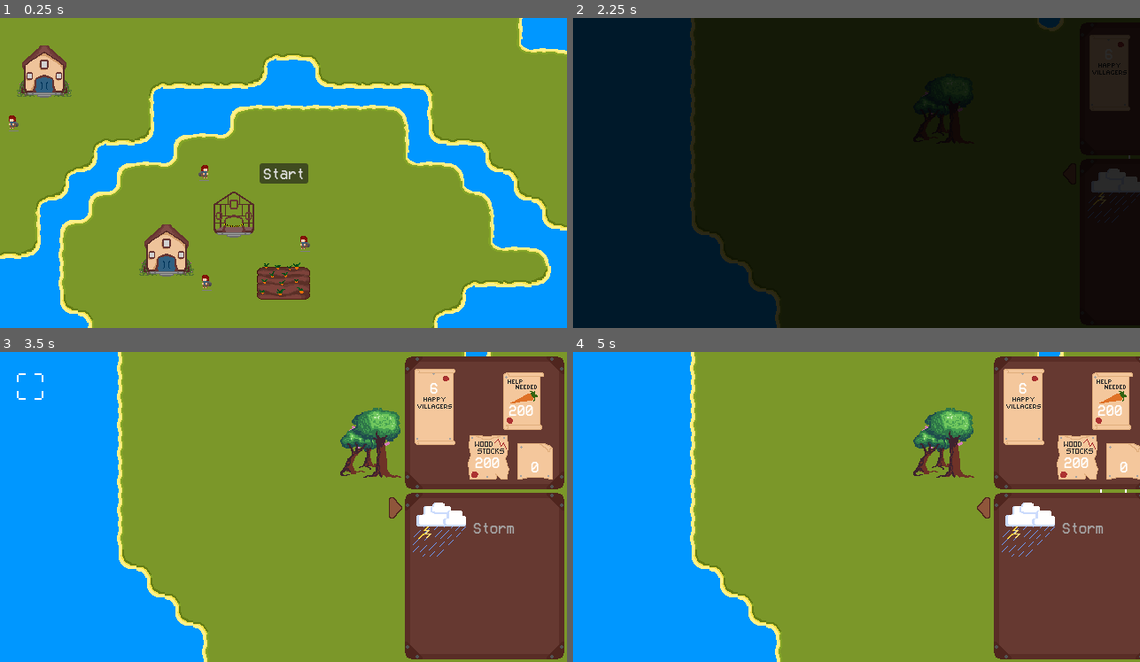
Above: before the commit, frames 1-4 (two rows, left to right).
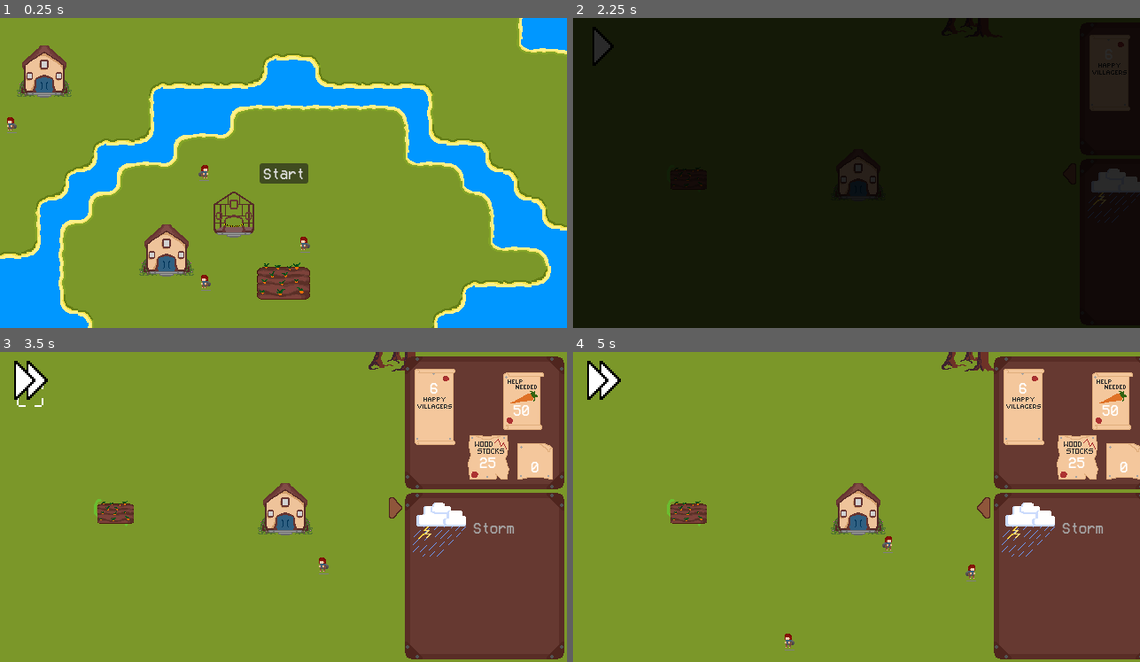
Above: after the commit, the same moments.

Repository: Resben/village-mayhem
Game: Godot game, scene res://scenes/ui/controller.tscn
Two runs of this game, one before a commit and one after it. Both use one fixed random seed, a clock stepped at 60 frames per second and the inputs below. The engine's default icon, where the game draws it, is replaced by a stand-in: a white triangle on a blue panel in a dark square.
Inputs (mouse positions are in pixels of both pictures, inside the frame that each line leads up to):
- Up to frame 1 (0.25 s): no input
- Up to frame 2 (2.25 s): click "Start" at 0.5 s; click "Start" at 1.25 s; click (1134, 173) at 2 s
- Up to frame 3 (3.5 s): click (28, 379) at 2.77 s
- Up to frame 4 (5 s): click (969, 507) at 3.5 s; click (1117, 507) at 4.25 s

The runs differ from the first frame. In frame 1, 0.1% of the frame differs, in the area x 1-55%, y 31-88%; in frame 2, 24%; in frame 3, 28%; in frame 4, 28%, in the area x 0-98%, y 0-100%.

Commit message:
[Feature] Playback speed

Diff:
--- a/scenes/ai/storm.gd
+++ b/scenes/ai/storm.gd
@@ -3,6 +3,12 @@
 var velocity
 var direction
 var destroyables_in_area = []
+
+var playback_speed = 1
+
+func _ready():
+	playback_speed = Global.hud.current_playback
+	$AnimationPlayer.speed_scale = playback_speed
 
 func _physics_process(delta):
 	global_position += direction * 100 * delta
@@ -22,3 +28,7 @@
 		h.take_damage()
 
 	$DamageTick.start()
+
+func set_speed(value):
+	playback_speed = value
+	$AnimationPlayer.speed_scale = value
--- a/scenes/ai/villager.gd
+++ b/scenes/ai/villager.gd
@@ -25,6 +25,8 @@
 var is_returning = false
 var is_working = false
 
+var playback_speed = 1
+
 func _ready():
 	$Sprite2D.texture = Global.get_random_villager()
 	if in_house:
@@ -32,6 +34,9 @@
 
 	if is_demo:
 		state = DEMO
+	else:
+		playback_speed = Global.hud.current_playback
+		$AnimationPlayer.speed_scale = playback_speed
 
 func go_to(pos):
 	nav.target_position = pos
@@ -142,7 +147,7 @@
 		return
 
 	var next_path_position = nav.get_next_path_position()
-	var new_velocity = global_position.direction_to(next_path_position) * 50
+	var new_velocity = global_position.direction_to(next_path_position) * 50 * playback_speed
 	direction = new_velocity
 
 	if nav.avoidance_enabled:
@@ -220,3 +225,7 @@
 			job_complete()
 			job_points = 0
 		$TextureProgressBar.value = float(job_points) / require_job_points * 100.0
+
+func set_speed(value):
+	playback_speed = value
+	$AnimationPlayer.speed_scale = value
--- a/scenes/ai/villager.tscn
+++ b/scenes/ai/villager.tscn
@@ -61,7 +61,6 @@
 autoplay = "walk"
 
 [node name="NavigationAgent2D" type="NavigationAgent2D" parent="."]
-avoidance_enabled = true
 
 [node name="CollisionShape2D" type="CollisionShape2D" parent="."]
 shape = SubResource("RectangleShape2D_habms")
--- a/scenes/global.gd
+++ b/scenes/global.gd
@@ -1,6 +1,8 @@
 extends Node
 
 signal setup_complete
+
+enum { NORMAL, FAST, VERY_FAST }
 
 var villager_references : Array
 
@@ -31,8 +33,8 @@
 var villager = preload("res://scenes/ai/villager.tscn") as PackedScene
 
 var resources = {
-	"food" : 200,
-	"wood" : 200,
+	"food" : 50,
+	"wood" : 25,
 	"materials" : 0
 }
 
@@ -108,3 +110,31 @@
 
 func play_SFX(id):
 	pass
+
+func set_game_speed(speed):
+	match speed:
+		NORMAL:
+			set_speed(1, villager_references)
+			set_speed(1, house_references)
+			set_speed(1, farm_references)
+			set_speed(1, wood_references)
+			set_speed(1, active_mine_references)
+			set_speed(1, disaster_references)
+		FAST:
+			set_speed(2, villager_references)
+			set_speed(2, house_references)
+			set_speed(2, farm_references)
+			set_speed(2, wood_references)
+			set_speed(2, active_mine_references)
+			set_speed(2, disaster_references)
+		VERY_FAST:
+			set_speed(3, villager_references)
+			set_speed(3, house_references)
+			set_speed(3, farm_references)
+			set_speed(3, wood_references)
+			set_speed(3, active_mine_references)
+			set_speed(3, disaster_references)
+
+func set_speed(value, references):
+	for r in references:
+		r.set_speed(value)
--- a/scenes/level/farm.tscn
+++ b/scenes/level/farm.tscn
@@ -9,6 +9,18 @@
 [sub_resource type="CircleShape2D" id="CircleShape2D_ar0mm"]
 radius = 21.0238
 
+[sub_resource type="Animation" id="Animation_1a78d"]
+resource_name = "broken"
+
+[sub_resource type="Animation" id="Animation_rdipq"]
+resource_name = "damaged"
+
+[sub_resource type="Animation" id="Animation_6ep72"]
+resource_name = "fixed"
+
+[sub_resource type="Animation" id="Animation_0mn8m"]
+resource_name = "underconstruction"
+
 [sub_resource type="Animation" id="Animation_ugfgr"]
 resource_name = "windy_broken"
 
@@ -17,18 +29,6 @@
 
 [sub_resource type="Animation" id="Animation_ihghj"]
 resource_name = "windy_fixed"
-
-[sub_resource type="Animation" id="Animation_6ep72"]
-resource_name = "fixed"
-
-[sub_resource type="Animation" id="Animation_rdipq"]
-resource_name = "damaged"
-
-[sub_resource type="Animation" id="Animation_1a78d"]
-resource_name = "broken"
-
-[sub_resource type="Animation" id="Animation_0mn8m"]
-resource_name = "underconstruction"
 
 [sub_resource type="AnimationLibrary" id="AnimationLibrary_4arjq"]
 _data = {
--- a/scenes/level/house.tscn
+++ b/scenes/level/house.tscn
@@ -9,6 +9,81 @@
 [sub_resource type="CircleShape2D" id="CircleShape2D_umwap"]
 radius = 30.0
 
+[sub_resource type="Animation" id="Animation_00die"]
+length = 0.001
+tracks/0/type = "value"
+tracks/0/imported = false
+tracks/0/enabled = true
+tracks/0/path = NodePath("Sprite2D:frame")
+tracks/0/interp = 1
+tracks/0/loop_wrap = true
+tracks/0/keys = {
+"times": PackedFloat32Array(0),
+"transitions": PackedFloat32Array(1),
+"update": 1,
+"values": [5]
+}
+
+[sub_resource type="Animation" id="Animation_7r4mw"]
+resource_name = "broken"
+tracks/0/type = "value"
+tracks/0/imported = false
+tracks/0/enabled = true
+tracks/0/path = NodePath("Sprite2D:frame")
+tracks/0/interp = 1
+tracks/0/loop_wrap = true
+tracks/0/keys = {
+"times": PackedFloat32Array(0),
+"transitions": PackedFloat32Array(1),
+"update": 1,
+"values": [5]
+}
+
+[sub_resource type="Animation" id="Animation_lpgbp"]
+resource_name = "damaged"
+tracks/0/type = "value"
+tracks/0/imported = false
+tracks/0/enabled = true
+tracks/0/path = NodePath("Sprite2D:frame")
+tracks/0/interp = 1
+tracks/0/loop_wrap = true
+tracks/0/keys = {
+"times": PackedFloat32Array(0),
+"transitions": PackedFloat32Array(1),
+"update": 1,
+"values": [11]
+}
+
+[sub_resource type="Animation" id="Animation_i5ood"]
+resource_name = "fixed"
+tracks/0/type = "value"
+tracks/0/imported = false
+tracks/0/enabled = true
+tracks/0/path = NodePath("Sprite2D:frame")
+tracks/0/interp = 1
+tracks/0/loop_wrap = true
+tracks/0/keys = {
+"times": PackedFloat32Array(0),
+"transitions": PackedFloat32Array(1),
+"update": 1,
+"values": [17]
+}
+
+[sub_resource type="Animation" id="Animation_vdcbg"]
+resource_name = "underconstruction"
+tracks/0/type = "value"
+tracks/0/imported = false
+tracks/0/enabled = true
+tracks/0/path = NodePath("Sprite2D:frame")
+tracks/0/interp = 1
+tracks/0/loop_wrap = true
+tracks/0/keys = {
+"times": PackedFloat32Array(0),
+"transitions": PackedFloat32Array(1),
+"update": 1,
+"values": [23]
+}
+
 [sub_resource type="Animation" id="Animation_6n74l"]
 resource_name = "windy_broken"
 length = 0.6
@@ -58,81 +133,6 @@
 "transitions": PackedFloat32Array(1, 1, 1, 1, 1, 1),
 "update": 1,
 "values": [12, 13, 14, 15, 16, 17]
-}
-
-[sub_resource type="Animation" id="Animation_vdcbg"]
-resource_name = "underconstruction"
-tracks/0/type = "value"
-tracks/0/imported = false
-tracks/0/enabled = true
-tracks/0/path = NodePath("Sprite2D:frame")
-tracks/0/interp = 1
-tracks/0/loop_wrap = true
-tracks/0/keys = {
-"times": PackedFloat32Array(0),
-"transitions": PackedFloat32Array(1),
-"update": 1,
-"values": [23]
-}
-
-[sub_resource type="Animation" id="Animation_7r4mw"]
-resource_name = "broken"
-tracks/0/type = "value"
-tracks/0/imported = false
-tracks/0/enabled = true
-tracks/0/path = NodePath("Sprite2D:frame")
-tracks/0/interp = 1
-tracks/0/loop_wrap = true
-tracks/0/keys = {
-"times": PackedFloat32Array(0),
-"transitions": PackedFloat32Array(1),
-"update": 1,
-"values": [5]
-}
-
-[sub_resource type="Animation" id="Animation_lpgbp"]
-resource_name = "damaged"
-tracks/0/type = "value"
-tracks/0/imported = false
-tracks/0/enabled = true
-tracks/0/path = NodePath("Sprite2D:frame")
-tracks/0/interp = 1
-tracks/0/loop_wrap = true
-tracks/0/keys = {
-"times": PackedFloat32Array(0),
-"transitions": PackedFloat32Array(1),
-"update": 1,
-"values": [11]
-}
-
-[sub_resource type="Animation" id="Animation_00die"]
-length = 0.001
-tracks/0/type = "value"
-tracks/0/imported = false
-tracks/0/enabled = true
-tracks/0/path = NodePath("Sprite2D:frame")
-tracks/0/interp = 1
-tracks/0/loop_wrap = true
-tracks/0/keys = {
-"times": PackedFloat32Array(0),
-"transitions": PackedFloat32Array(1),
-"update": 1,
-"values": [5]
-}
-
-[sub_resource type="Animation" id="Animation_i5ood"]
-resource_name = "fixed"
-tracks/0/type = "value"
-tracks/0/imported = false
-tracks/0/enabled = true
-tracks/0/path = NodePath("Sprite2D:frame")
-tracks/0/interp = 1
-tracks/0/loop_wrap = true
-tracks/0/keys = {
-"times": PackedFloat32Array(0),
-"transitions": PackedFloat32Array(1),
-"update": 1,
-"values": [17]
 }
 
 [sub_resource type="Animation" id="Animation_w15o8"]
--- a/scenes/level/main.tscn
+++ b/scenes/level/main.tscn
@@ -120,7 +120,7 @@
 one_shot = true
 
 [node name="Camera2D" type="Camera2D" parent="."]
-position = Vector2(510, 360)
+position = Vector2(990, 608)
 limit_left = -500
 limit_top = -500
 limit_right = 2500
--- a/scenes/level/mine_resource.tscn
+++ b/scenes/level/mine_resource.tscn
@@ -3,6 +3,18 @@
 [ext_resource type="Script" path="res://scenes/level/mine_resource.gd" id="1_3yfvb"]
 [ext_resource type="Texture2D" uid="uid://15bvc28oda6i" path="res://assets/ui/construction_back.png" id="2_cdvkn"]
 [ext_resource type="Texture2D" uid="uid://dudprl7k45l5g" path="res://assets/ui/construction_front.png" id="3_iq2wf"]
+
+[sub_resource type="Animation" id="Animation_1a78d"]
+resource_name = "broken"
+
+[sub_resource type="Animation" id="Animation_rdipq"]
+resource_name = "damaged"
+
+[sub_resource type="Animation" id="Animation_6ep72"]
+resource_name = "fixed"
+
+[sub_resource type="Animation" id="Animation_0mn8m"]
+resource_name = "underconstruction"
 
 [sub_resource type="Animation" id="Animation_ugfgr"]
 resource_name = "windy_broken"
@@ -12,18 +24,6 @@
 
 [sub_resource type="Animation" id="Animation_ihghj"]
 resource_name = "windy_fixed"
-
-[sub_resource type="Animation" id="Animation_6ep72"]
-resource_name = "fixed"
-
-[sub_resource type="Animation" id="Animation_rdipq"]
-resource_name = "damaged"
-
-[sub_resource type="Animation" id="Animation_1a78d"]
-resource_name = "broken"
-
-[sub_resource type="Animation" id="Animation_0mn8m"]
-resource_name = "underconstruction"
 
 [sub_resource type="AnimationLibrary" id="AnimationLibrary_4arjq"]
 _data = {
--- a/scenes/level/town_hall.tscn
+++ b/scenes/level/town_hall.tscn
@@ -9,6 +9,81 @@
 [sub_resource type="CircleShape2D" id="CircleShape2D_3o3dx"]
 radius = 30.0
 
+[sub_resource type="Animation" id="Animation_00die"]
+length = 0.001
+tracks/0/type = "value"
+tracks/0/imported = false
+tracks/0/enabled = true
+tracks/0/path = NodePath("Sprite2D:frame")
+tracks/0/interp = 1
+tracks/0/loop_wrap = true
+tracks/0/keys = {
+"times": PackedFloat32Array(0),
+"transitions": PackedFloat32Array(1),
+"update": 1,
+"values": [5]
+}
+
+[sub_resource type="Animation" id="Animation_7r4mw"]
+resource_name = "broken"
+tracks/0/type = "value"
+tracks/0/imported = false
+tracks/0/enabled = true
+tracks/0/path = NodePath("Sprite2D:frame")
+tracks/0/interp = 1
+tracks/0/loop_wrap = true
+tracks/0/keys = {
+"times": PackedFloat32Array(0),
+"transitions": PackedFloat32Array(1),
+"update": 1,
+"values": [5]
+}
+
+[sub_resource type="Animation" id="Animation_lpgbp"]
+resource_name = "damaged"
+tracks/0/type = "value"
+tracks/0/imported = false
+tracks/0/enabled = true
+tracks/0/path = NodePath("Sprite2D:frame")
+tracks/0/interp = 1
+tracks/0/loop_wrap = true
+tracks/0/keys = {
+"times": PackedFloat32Array(0),
+"transitions": PackedFloat32Array(1),
+"update": 1,
+"values": [11]
+}
+
+[sub_resource type="Animation" id="Animation_i5ood"]
+resource_name = "fixed"
+tracks/0/type = "value"
+tracks/0/imported = false
+tracks/0/enabled = true
+tracks/0/path = NodePath("Sprite2D:frame")
+tracks/0/interp = 1
+tracks/0/loop_wrap = true
+tracks/0/keys = {
+"times": PackedFloat32Array(0),
+"transitions": PackedFloat32Array(1),
+"update": 1,
+"values": [17]
+}
+
+[sub_resource type="Animation" id="Animation_vdcbg"]
+resource_name = "underconstruction"
+tracks/0/type = "value"
+tracks/0/imported = false
+tracks/0/enabled = true
+tracks/0/path = NodePath("Sprite2D:frame")
+tracks/0/interp = 1
+tracks/0/loop_wrap = true
+tracks/0/keys = {
+"times": PackedFloat32Array(0),
+"transitions": PackedFloat32Array(1),
+"update": 1,
+"values": [23]
+}
+
 [sub_resource type="Animation" id="Animation_6n74l"]
 resource_name = "windy_broken"
 length = 0.6
@@ -58,81 +133,6 @@
 "transitions": PackedFloat32Array(1, 1, 1, 1, 1, 1),
 "update": 1,
 "values": [12, 13, 14, 15, 16, 17]
-}
-
-[sub_resource type="Animation" id="Animation_vdcbg"]
-resource_name = "underconstruction"
-tracks/0/type = "value"
-tracks/0/imported = false
-tracks/0/enabled = true
-tracks/0/path = NodePath("Sprite2D:frame")
-tracks/0/interp = 1
-tracks/0/loop_wrap = true
-tracks/0/keys = {
-"times": PackedFloat32Array(0),
-"transitions": PackedFloat32Array(1),
-"update": 1,
-"values": [23]
-}
-
-[sub_resource type="Animation" id="Animation_7r4mw"]
-resource_name = "broken"
-tracks/0/type = "value"
-tracks/0/imported = false
-tracks/0/enabled = true
-tracks/0/path = NodePath("Sprite2D:frame")
-tracks/0/interp = 1
-tracks/0/loop_wrap = true
-tracks/0/keys = {
-"times": PackedFloat32Array(0),
-"transitions": PackedFloat32Array(1),
-"update": 1,
-"values": [5]
-}
-
-[sub_resource type="Animation" id="Animation_lpgbp"]
-resource_name = "damaged"
-tracks/0/type = "value"
-tracks/0/imported = false
-tracks/0/enabled = true
-tracks/0/path = NodePath("Sprite2D:frame")
-tracks/0/interp = 1
-tracks/0/loop_wrap = true
-tracks/0/keys = {
-"times": PackedFloat32Array(0),
-"transitions": PackedFloat32Array(1),
-"update": 1,
-"values": [11]
-}
-
-[sub_resource type="Animation" id="Animation_00die"]
-length = 0.001
-tracks/0/type = "value"
-tracks/0/imported = false
-tracks/0/enabled = true
-tracks/0/path = NodePath("Sprite2D:frame")
-tracks/0/interp = 1
-tracks/0/loop_wrap = true
-tracks/0/keys = {
-"times": PackedFloat32Array(0),
-"transitions": PackedFloat32Array(1),
-"update": 1,
-"values": [5]
-}
-
-[sub_resource type="Animation" id="Animation_i5ood"]
-resource_name = "fixed"
-tracks/0/type = "value"
-tracks/0/imported = false
-tracks/0/enabled = true
-tracks/0/path = NodePath("Sprite2D:frame")
-tracks/0/interp = 1
-tracks/0/loop_wrap = true
-tracks/0/keys = {
-"times": PackedFloat32Array(0),
-"transitions": PackedFloat32Array(1),
-"update": 1,
-"values": [17]
 }
 
 [sub_resource type="Animation" id="Animation_w15o8"]
--- a/scenes/level/wood_resource.tscn
+++ b/scenes/level/wood_resource.tscn
@@ -4,6 +4,18 @@
 [ext_resource type="Texture2D" uid="uid://ciqbu2cok60nc" path="res://assets/environment/tree.png" id="3_78yov"]
 [ext_resource type="Texture2D" uid="uid://15bvc28oda6i" path="res://assets/ui/construction_back.png" id="3_n7k4v"]
 [ext_resource type="Texture2D" uid="uid://dudprl7k45l5g" path="res://assets/ui/construction_front.png" id="4_l3q8v"]
+
+[sub_resource type="Animation" id="Animation_1a78d"]
+resource_name = "broken"
+
+[sub_resource type="Animation" id="Animation_rdipq"]
+resource_name = "damaged"
+
+[sub_resource type="Animation" id="Animation_6ep72"]
+resource_name = "fixed"
+
+[sub_resource type="Animation" id="Animation_0mn8m"]
+resource_name = "underconstruction"
 
 [sub_resource type="Animation" id="Animation_ugfgr"]
 resource_name = "windy_broken"
@@ -13,18 +25,6 @@
 
 [sub_resource type="Animation" id="Animation_ihghj"]
 resource_name = "windy_fixed"
-
-[sub_resource type="Animation" id="Animation_6ep72"]
-resource_name = "fixed"
-
-[sub_resource type="Animation" id="Animation_rdipq"]
-resource_name = "damaged"
-
-[sub_resource type="Animation" id="Animation_1a78d"]
-resource_name = "broken"
-
-[sub_resource type="Animation" id="Animation_0mn8m"]
-resource_name = "underconstruction"
 
 [sub_resource type="AnimationLibrary" id="AnimationLibrary_4arjq"]
 _data = {
--- a/scenes/level/workable.gd
+++ b/scenes/level/workable.gd
@@ -14,7 +14,12 @@
 
 var is_windy = false
 
+var playback_speed = 1
+
 func _ready():
+	playback_speed = Global.hud.current_playback
+	$AnimationPlayer.speed_scale = playback_speed
+
 	if is_under_construction:
 		$TextureProgressBar.visible = true
 	else:
@@ -57,7 +62,7 @@
 func add_work_point(reference : Villager):
 	if reference.job_type == "construction":
 		if is_under_construction:
-			construction_percentage += 1
+			construction_percentage += 1 * playback_speed
 			if construction_percentage == 100:
 				is_under_construction = false
 				reference.job_complete()
@@ -68,7 +73,7 @@
 			reference.job_complete()
 	elif reference.job_type == "repair":
 		if is_broken:
-			repair_percentage += 1
+			repair_percentage += 1 * playback_speed
 			if repair_percentage == 100:
 				is_broken = false
 				reference.job_complete()
@@ -78,7 +83,7 @@
 		else:
 			reference.job_complete()
 	else:
-		reference.job_points += 1
+		reference.job_points += 1 * playback_speed
 
 func _on_destroyed():
 	is_broken = true
@@ -93,3 +98,7 @@
 
 func set_wind(boo : bool):
 	is_windy = boo
+
+func set_speed(value):
+	playback_speed = value
+	$AnimationPlayer.speed_scale = value
--- a/scenes/ui/HUD.gd
+++ b/scenes/ui/HUD.gd
@@ -3,6 +3,12 @@
 var ui_shown = false
 var current_selection = -1
 @onready var ui_rect = $Control.get_global_rect()
+
+var current_playback = 1
+
+@export var playback_1 : Texture2D
+@export var playback_2 : Texture2D
+@export var playback_3 : Texture2D
 
 func _ready():
 	$Control/TextureRect2/ItemList.set_item_tooltip_enabled(0, false)
@@ -39,3 +45,18 @@
 func deselect():
 	$Control/TextureRect2/ItemList.deselect_all()
 	current_selection = -1
+
+func _on_playback_pressed():
+	current_playback += 1
+	if current_playback == 4:
+		current_playback = 1
+	match current_playback:
+		1:
+			Global.set_game_speed(Global.NORMAL)
+			$Playback.texture_normal = playback_1
+		2:
+			Global.set_game_speed(Global.FAST)
+			$Playback.texture_normal = playback_2
+		3:
+			Global.set_game_speed(Global.VERY_FAST)
+			$Playback.texture_normal = playback_3
--- a/scenes/ui/controller.tscn
+++ b/scenes/ui/controller.tscn
@@ -17,6 +17,9 @@
 [ext_resource type="Texture2D" uid="uid://cthfk8yd6c1g2" path="res://assets/environment/farm_single.png" id="9_e06tq"]
 [ext_resource type="Texture2D" uid="uid://crkwt71i22ycg" path="res://assets/ui/god_ui.png" id="9_or2kj"]
 [ext_resource type="PackedScene" uid="uid://5ax878tfs7j0" path="res://scenes/ai/villager.tscn" id="10_20pqs"]
+[ext_resource type="Texture2D" uid="uid://b4n6d2fd1rm6l" path="res://assets/ui/speed_2.png" id="13_4ahrk"]
+[ext_resource type="Texture2D" uid="uid://or2tdeaf6yxv" path="res://assets/ui/speed_3.png" id="14_f47nt"]
+[ext_resource type="Texture2D" uid="uid://ota0p8br2mb6" path="res://assets/ui/speed_1.png" id="16_pdu2c"]
 [ext_resource type="Script" path="res://scenes/ui/paused.gd" id="16_tsk5n"]
 
 [sub_resource type="Animation" id="Animation_jbtq1"]
@@ -240,13 +243,17 @@
 mouse_filter = 1
 theme = ExtResource("2_o4um2")
 script = ExtResource("5_2nu4n")
+playback_1 = ExtResource("16_pdu2c")
+playback_2 = ExtResource("13_4ahrk")
+playback_3 = ExtResource("14_f47nt")
 
 [node name="Control" type="Control" parent="HUD"]
 layout_mode = 1
 anchors_preset = 1
 anchor_left = 1.0
 anchor_right = 1.0
-offset_right = 184.0
+offset_left = 640.0
+offset_right = 824.0
 offset_bottom = 350.0
 grow_horizontal = 0
 
@@ -318,9 +325,9 @@
 anchor_top = 0.5
 anchor_bottom = 0.5
 offset_left = -26.7065
-offset_top = 859.0
+offset_top = 1209.0
 offset_right = 13.2935
-offset_bottom = 891.0
+offset_bottom = 1241.0
 grow_vertical = 2
 texture_normal = ExtResource("7_08pkq")
 
@@ -361,6 +368,14 @@
 "": SubResource("AnimationLibrary_3shi6")
 }
 autoplay = "idle"
+
+[node name="Playback" type="TextureButton" parent="HUD"]
+texture_filter = 1
+layout_mode = 0
+offset_right = 32.0
+offset_bottom = 32.0
+scale = Vector2(2, 2)
+texture_normal = ExtResource("16_pdu2c")
 
 [node name="Paused" type="Control" parent="."]
 visible = false
@@ -467,5 +482,6 @@
 [connection signal="pressed" from="HUD/Control/TextureButton" to="HUD" method="_on_show_ui_pressed"]
 [connection signal="item_clicked" from="HUD/Control/TextureRect2/ItemList" to="HUD" method="_on_item_clicked"]
 [connection signal="animation_finished" from="HUD/AnimationPlayer" to="HUD" method="_on_animation_player_finished"]
+[connection signal="pressed" from="HUD/Playback" to="HUD" method="_on_playback_pressed"]
 [connection signal="pressed" from="Paused/TextureRect/Continue" to="Paused" method="_on_continue_pressed"]
 [connection signal="pressed" from="Paused/TextureRect/ToMenu" to="Paused" method="_on_to_menu_pressed"]
Binary file added: assets/ui/speed_1.png
Not shown, added: assets/ui/speed_1.png.import
Binary file added: assets/ui/speed_2.png
Not shown, added: assets/ui/speed_2.png.import
Binary file added: assets/ui/speed_3.png
Not shown, added: assets/ui/speed_3.png.import
Not shown: 1 places in scenes/ui/controller.tscn that only renumber resources
